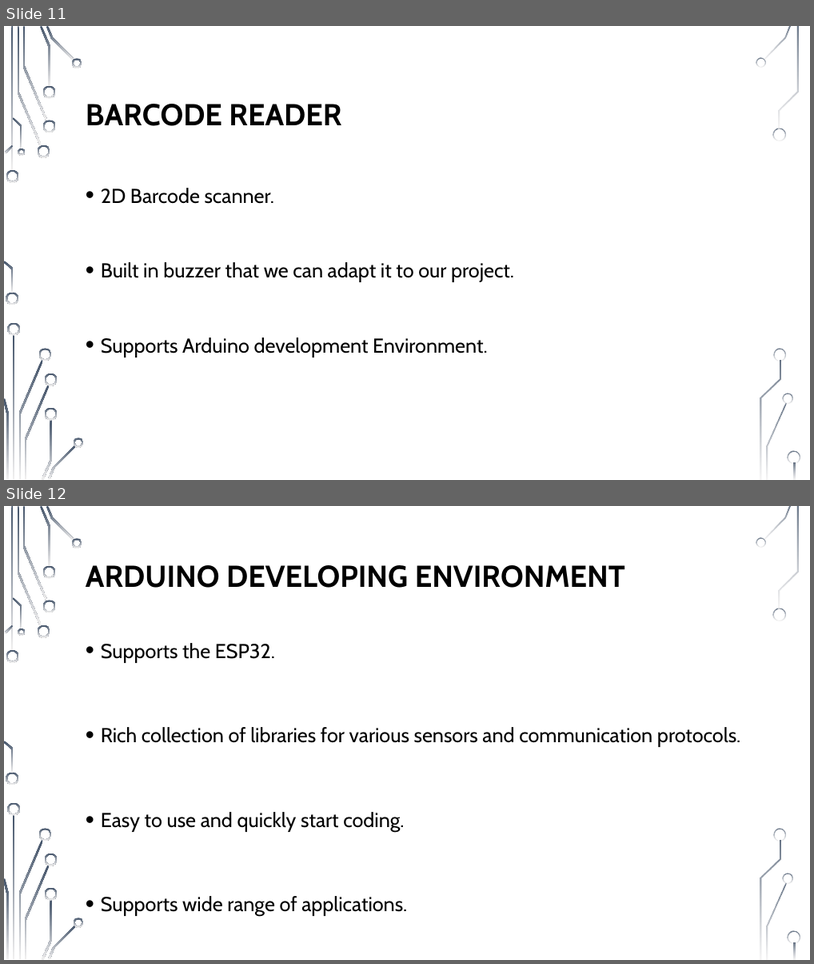
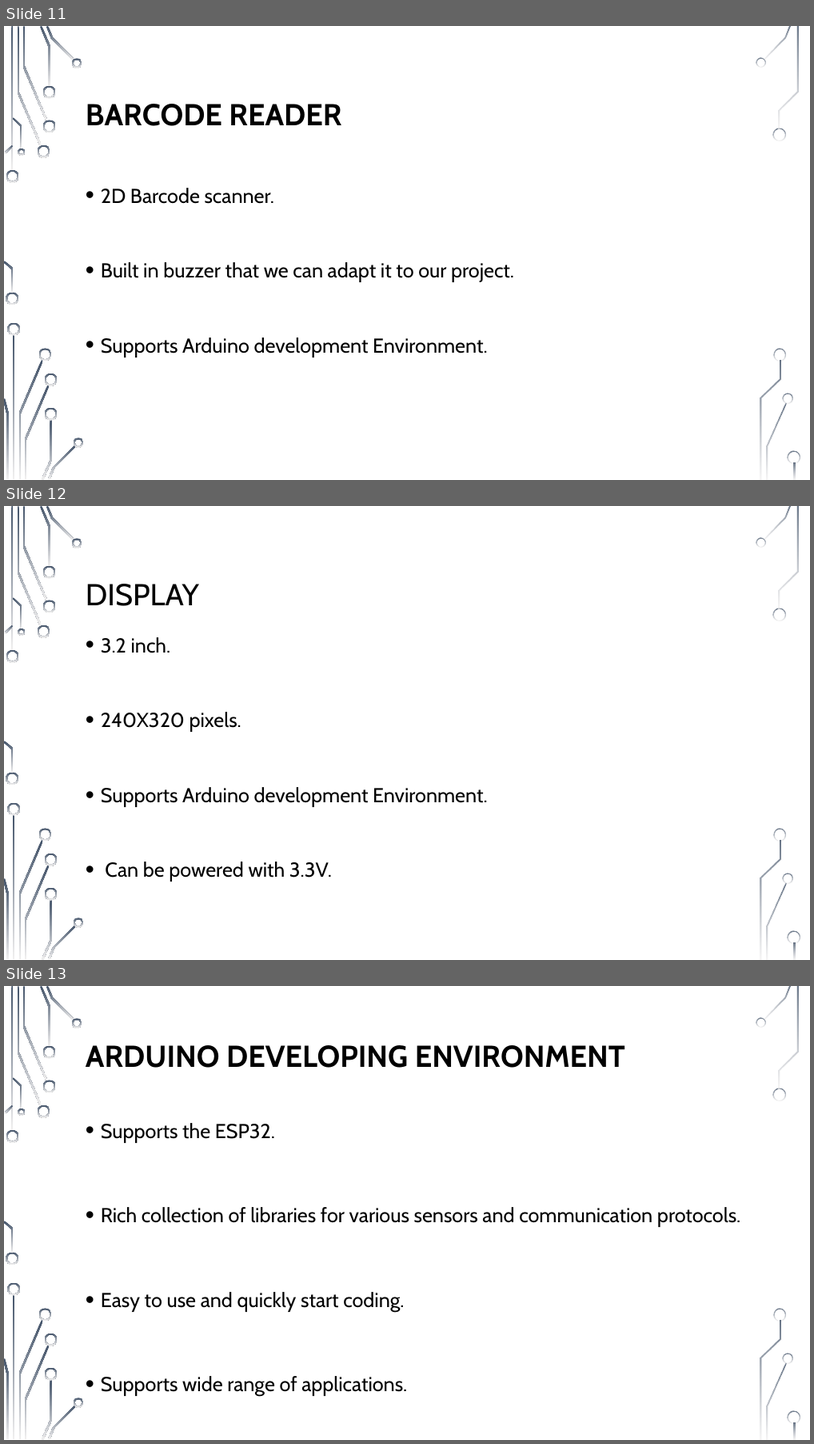
Before and after one commit to muhammad0bi/Technion_044167_E.E._project_A_IOT-Barcode_cheker, a slide deck: Presntations/Midterm presentation IOT Barcode checker 7681.pptx. Shown one above the other, each under a label of ours: slides 11 and 12 before the commit, slides 11, 12 and 13 after it. The pictures are 814x964 and 814x1444 pixels, drawn with LibreOffice and Linux fonts; fonts in the diff are those of the drawing; background and template pictures are left out. Boxes give left, top, right and bottom in pixels: in the first picture for what was removed or moved away, otherwise in the second. Text is boxed around its words. In the diff, an @@ line names an element or a change of style, - is before the commit and + after.

Commit message:
mid and characterization display add&final upload

```diff
--- a/Presntations/Midterm presentation IOT Barcode checker 7681.pptx
+++ b/Presntations/Midterm presentation IOT Barcode checker 7681.pptx
@@ slide 12 added at bbox=[4, 506, 810, 960], background picture (left out); not listed: 36 template elements that a slide beside it also shows @@
@@ title added at bbox=[86, 584, 199, 606], 36 pt, text #000000 @@
+DISPLAY
@@ text added at bbox=[101, 637, 487, 881], 24 pt, text #000000 @@
+• 3.2 inch.
+• 240X320 pixels.
+• Supports Arduino development Environment.
+• Can be powered with 3.3V.
@@ what was slide 12 is now slide 13 @@
```
Also in this commit, not shown: 3 slides changed, 2 other files.
